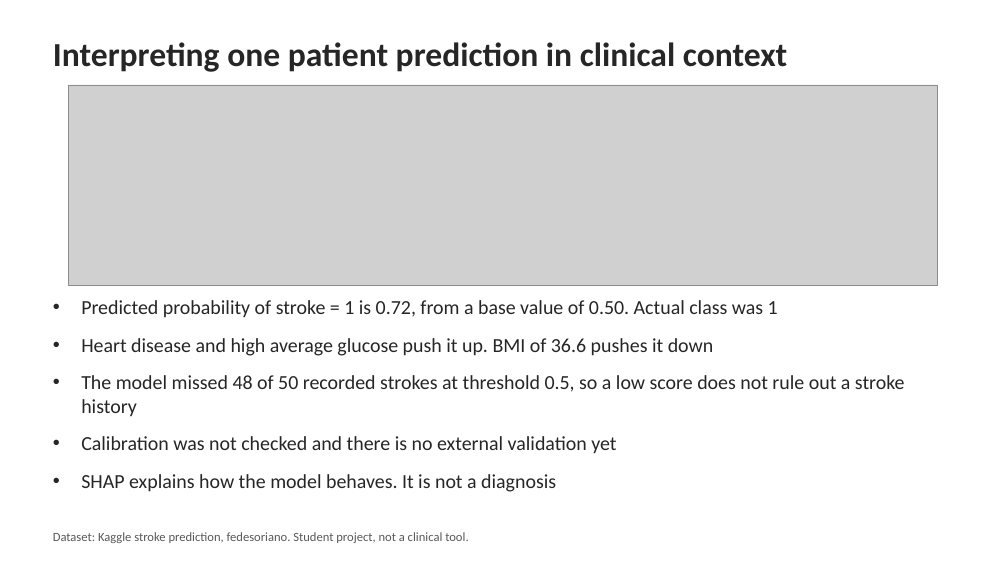
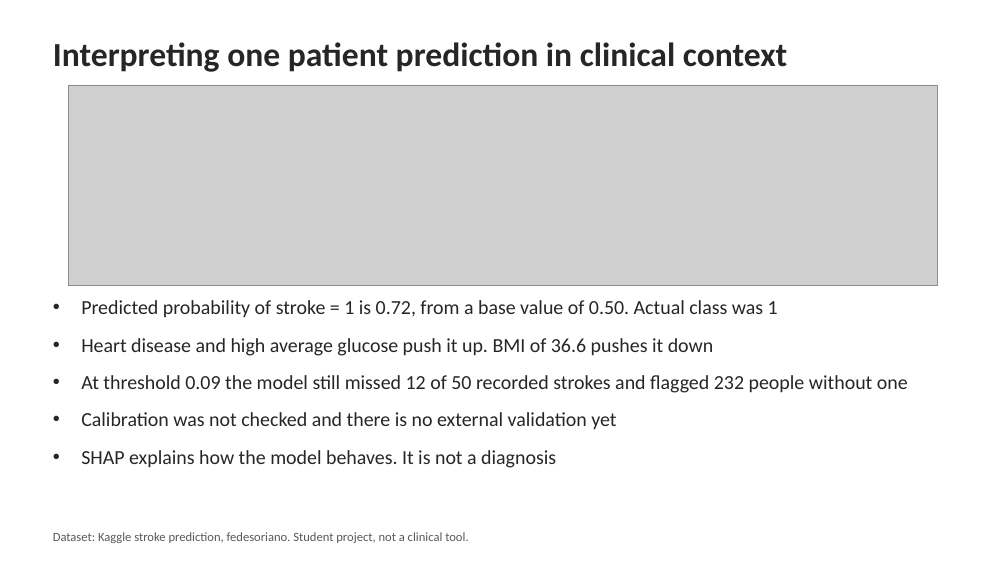
Before and after one commit to altaterm/xai-stroke-shap, a slide deck: slide 2 of outputs/slides/Stroke_SHAP_Slides.pptx. Drawn at 1008x567 pixels with LibreOffice and Linux fonts; fonts in the diff are those of the drawing; grey boxes stand for pictures. Boxes give left, top, right and bottom in pixels: in the first picture for what was removed or moved away, otherwise in the second. Text is boxed around its words. In the diff, an @@ line names an element or a change of style, - is before the commit and + after.

```diff
--- a/outputs/slides/Stroke_SHAP_Slides.pptx
+++ b/outputs/slides/Stroke_SHAP_Slides.pptx
@@ text at [81, 375, 908, 393]: text changed @@
-• The model missed 48 of 50 recorded strokes at threshold 0.5, so a low score does not rule out a stroke history
+• At threshold 0.09 the model still missed 12 of 50 recorded strokes and flagged 232 people without one
```
Also in this commit, not shown: 2 other slides changed, 13 other files.
